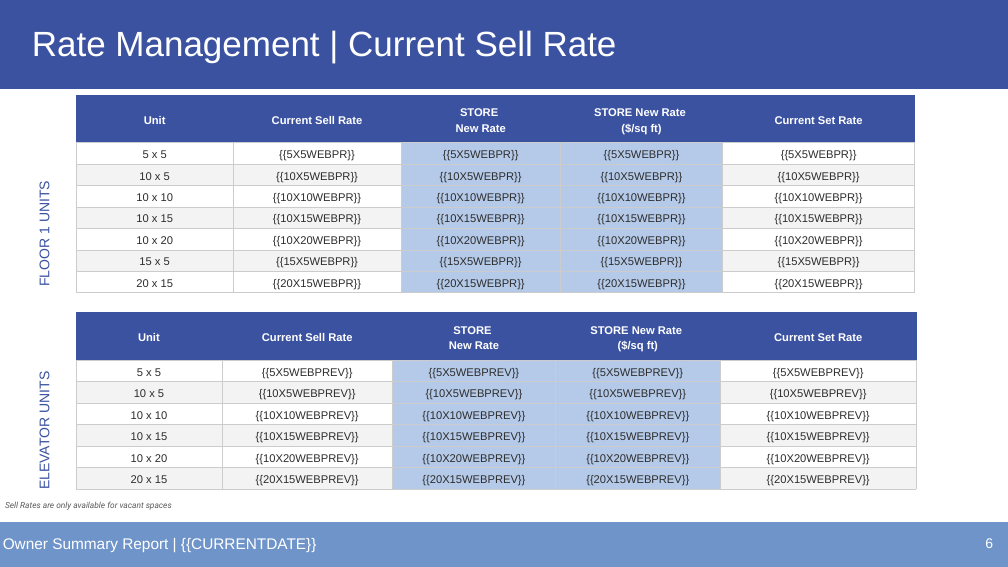
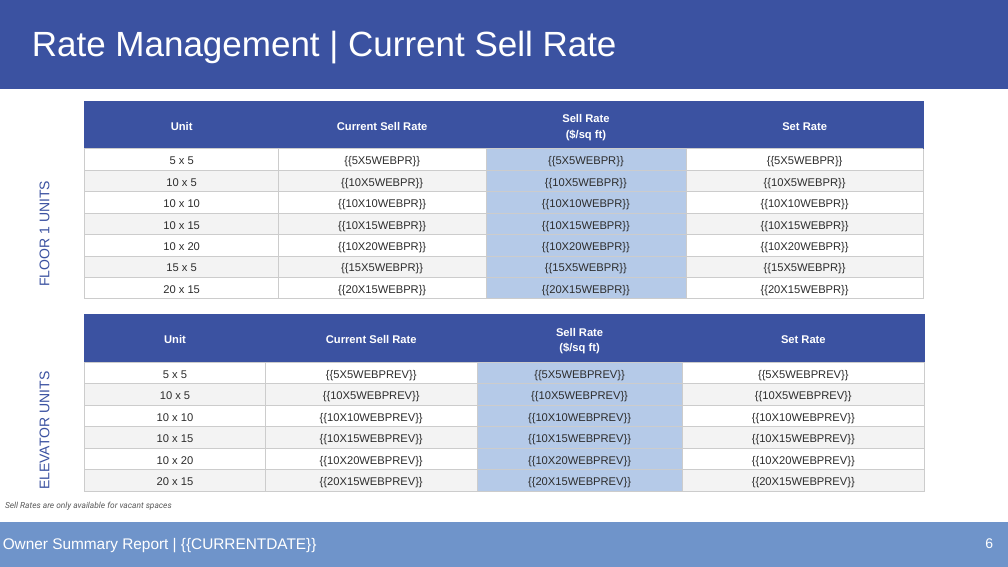
Before and after one commit to alexandermburke/ProformaBuilder, a slide deck: slide 6 of storeinsight/public/OWNERTEMPLATE.pptx. Drawn at 1008x567 pixels with LibreOffice and Linux fonts; fonts in the diff are those of the drawing. Boxes give left, top, right and bottom in pixels: in the first picture for what was removed or moved away, otherwise in the second. Text is boxed around its words. In the diff, an @@ line names an element or a change of style, - is before the commit and + after.

```diff
--- a/storeinsight/public/OWNERTEMPLATE.pptx
+++ b/storeinsight/public/OWNERTEMPLATE.pptx
@@ table at (x1=85, y1=101, x2=923, y2=299) @@
-column 3: STORE / New Rate | {{5X5WEBPR}} | {{10X5WEBPR}} | {{10X10WEBPR}} | {{10X15WEBPR}} | {{10X20WEBPR}} | {{15X5WEBPR}} | {{20X15WEBPR}}
-column 4: STORE New Rate / ($/sq ft) | {{5X5WEBPR}} | {{10X5WEBPR}} | {{10X10WEBPR}} | {{10X15WEBPR}} | {{10X20WEBPR}} | {{15X5WEBPR}} | {{20X15WEBPR}}
-column 5: Current Set Rate | {{5X5WEBPR}} | {{10X5WEBPR}} | {{10X10WEBPR}} | {{10X15WEBPR}} | {{10X20WEBPR}} | {{15X5WEBPR}} | {{20X15WEBPR}}
+column 3: Sell Rate / ($/sq ft) | {{5X5WEBPR}} | {{10X5WEBPR}} | {{10X10WEBPR}} | {{10X15WEBPR}} | {{10X20WEBPR}} | {{15X5WEBPR}} | {{20X15WEBPR}}
+column 4: Set Rate | {{5X5WEBPR}} | {{10X5WEBPR}} | {{10X10WEBPR}} | {{10X15WEBPR}} | {{10X20WEBPR}} | {{15X5WEBPR}} | {{20X15WEBPR}}
@@ table moved from (x1=76, y1=95, x2=915, y2=293) to (x1=85, y1=101, x2=923, y2=299) @@
@@ table at (x1=85, y1=314, x2=924, y2=491) @@
-column 3: STORE / New Rate | {{5X5WEBPREV}} | {{10X5WEBPREV}} | {{10X10WEBPREV}} | {{10X15WEBPREV}} | {{10X20WEBPREV}} | {{20X15WEBPREV}}
-column 4: STORE New Rate / ($/sq ft) | {{5X5WEBPREV}} | {{10X5WEBPREV}} | {{10X10WEBPREV}} | {{10X15WEBPREV}} | {{10X20WEBPREV}} | {{20X15WEBPREV}}
-column 5: Current Set Rate | {{5X5WEBPREV}} | {{10X5WEBPREV}} | {{10X10WEBPREV}} | {{10X15WEBPREV}} | {{10X20WEBPREV}} | {{20X15WEBPREV}}
+column 3: Sell Rate / ($/sq ft) | {{5X5WEBPREV}} | {{10X5WEBPREV}} | {{10X10WEBPREV}} | {{10X15WEBPREV}} | {{10X20WEBPREV}} | {{20X15WEBPREV}}
+column 4: Set Rate | {{5X5WEBPREV}} | {{10X5WEBPREV}} | {{10X10WEBPREV}} | {{10X15WEBPREV}} | {{10X20WEBPREV}} | {{20X15WEBPREV}}
@@ table moved from (x1=76, y1=312, x2=916, y2=489) to (x1=85, y1=314, x2=924, y2=491) @@
```
Also in this commit, not shown: 5 other slides changed, 3 other files.
